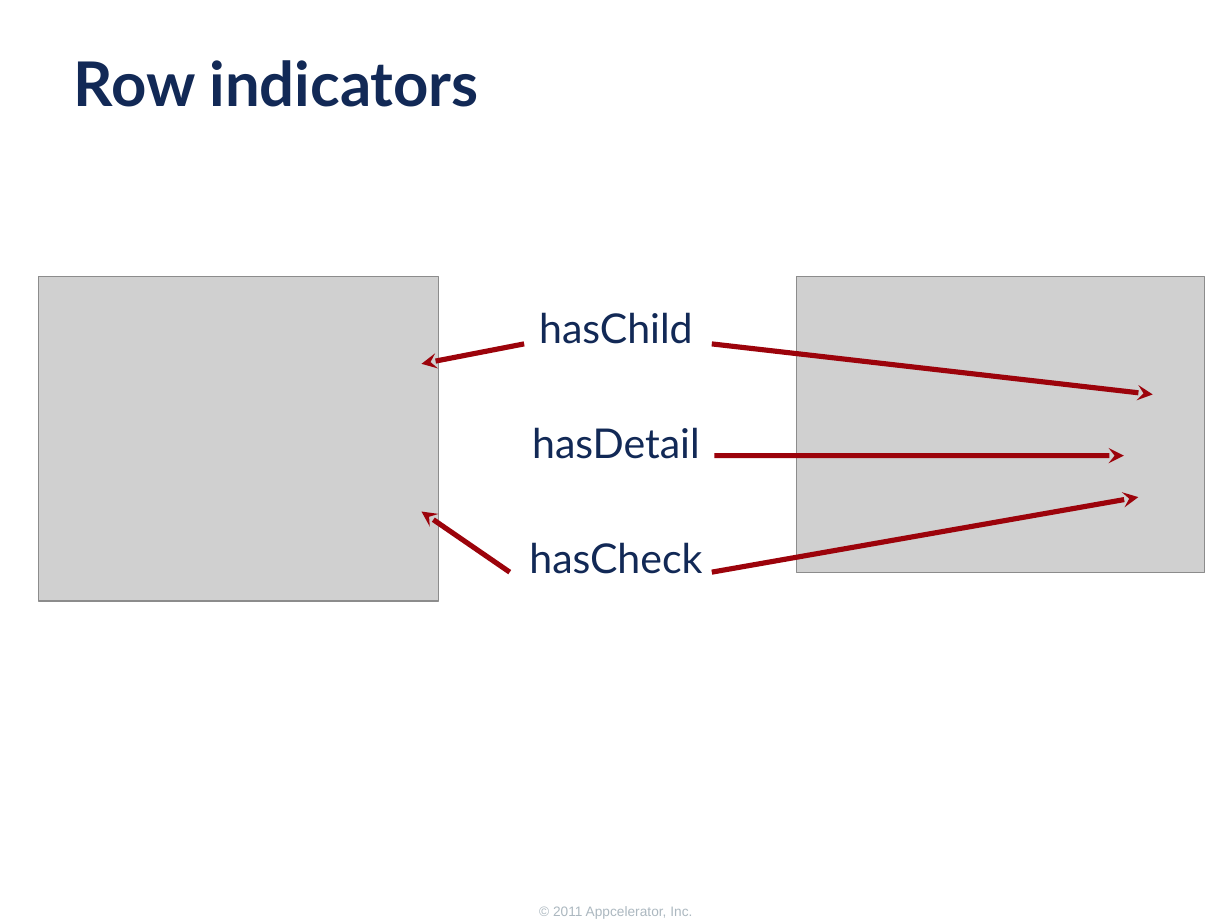
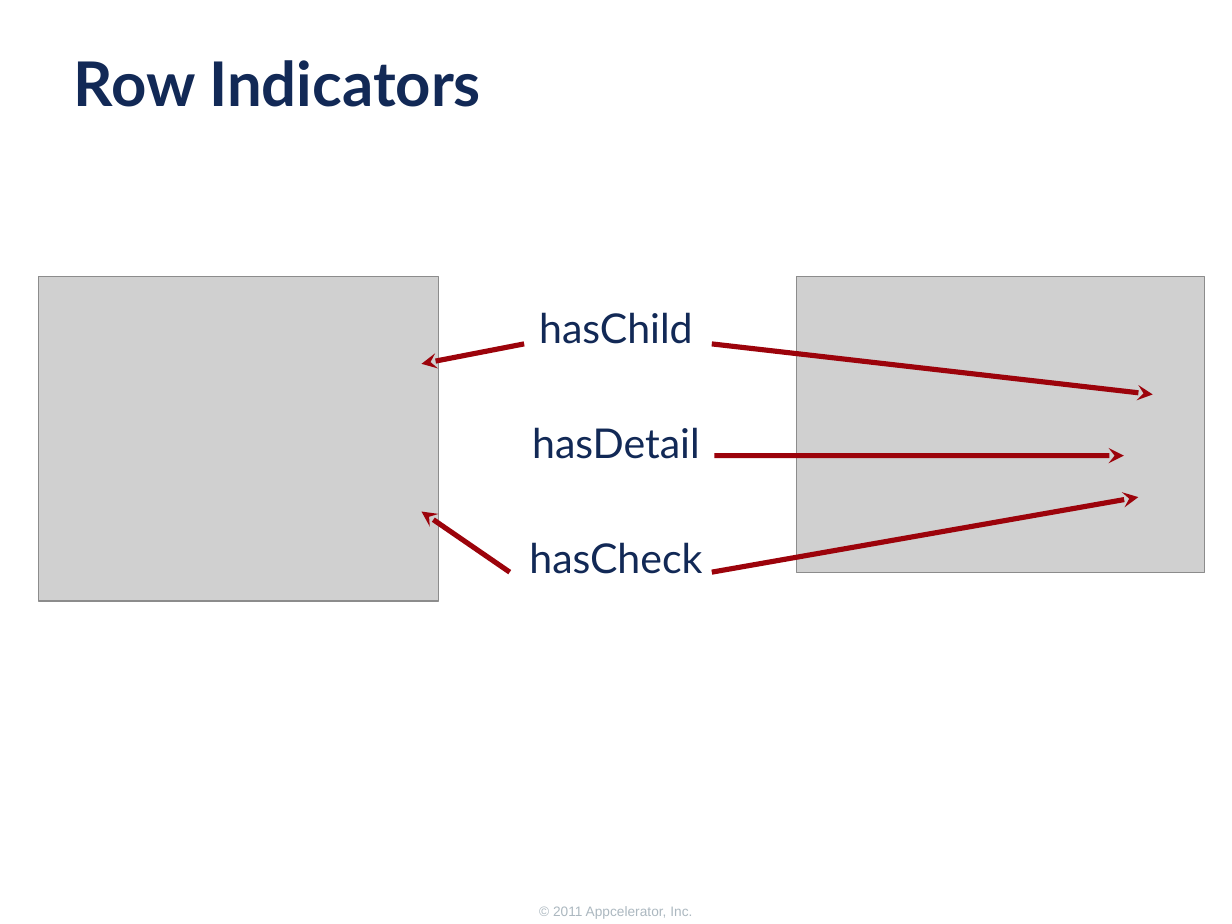
Before and after one commit to appcelerator-forks/appcelerator-training.tcmd_certification, a slide deck: slide 7 of 345/345.pptx. Drawn at 1232x924 pixels with LibreOffice and Linux fonts; fonts in the diff are those of the drawing; grey boxes stand for pictures; background and template pictures are left out. Boxes give left, top, right and bottom in pixels: in the first picture for what was removed or moved away, otherwise in the second. Text is boxed around its words. In the diff, an @@ line names an element or a change of style, - is before the commit and + after.

```diff
--- a/345/345.pptx
+++ b/345/345.pptx
@@ title at (x1=74, y1=60, x2=481, y2=107): text changed @@
-Row indicators
+Row Indicators
```
Also in this commit, not shown: 7 other slides changed, 5 slides added, 2 slides removed.
